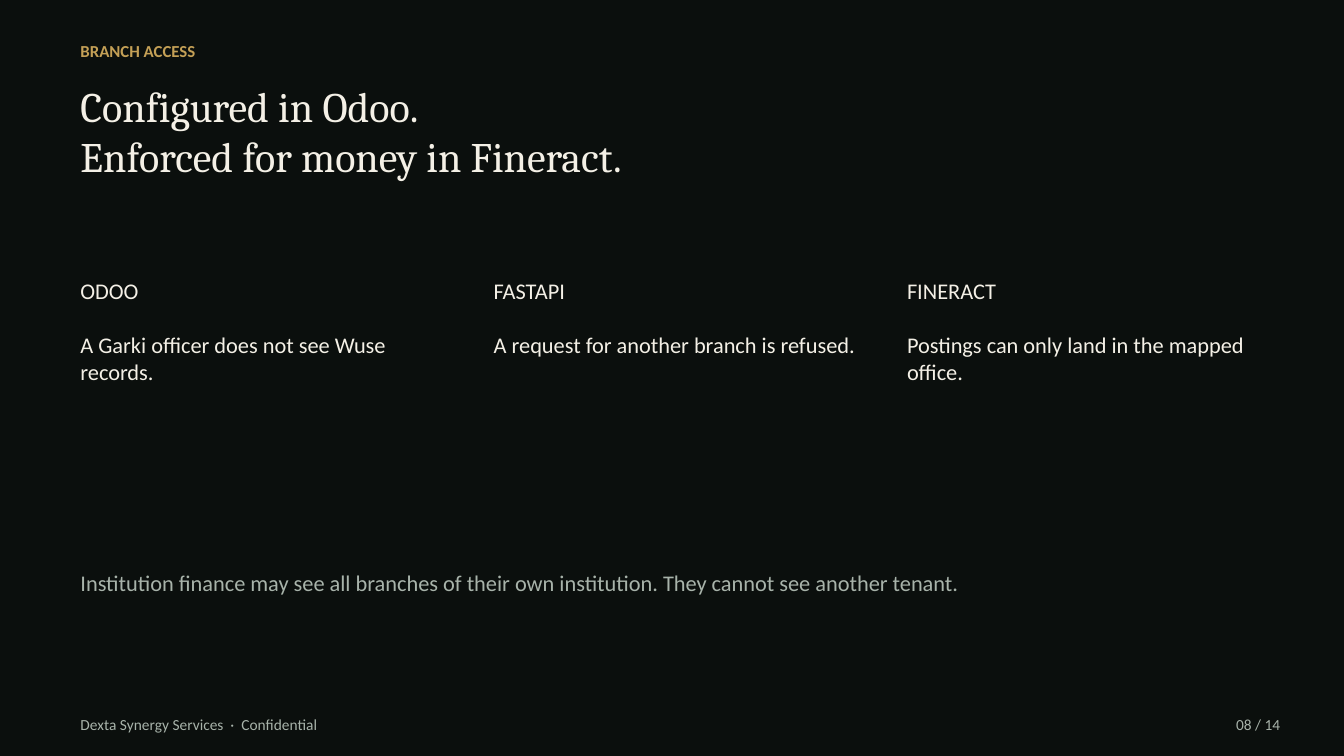
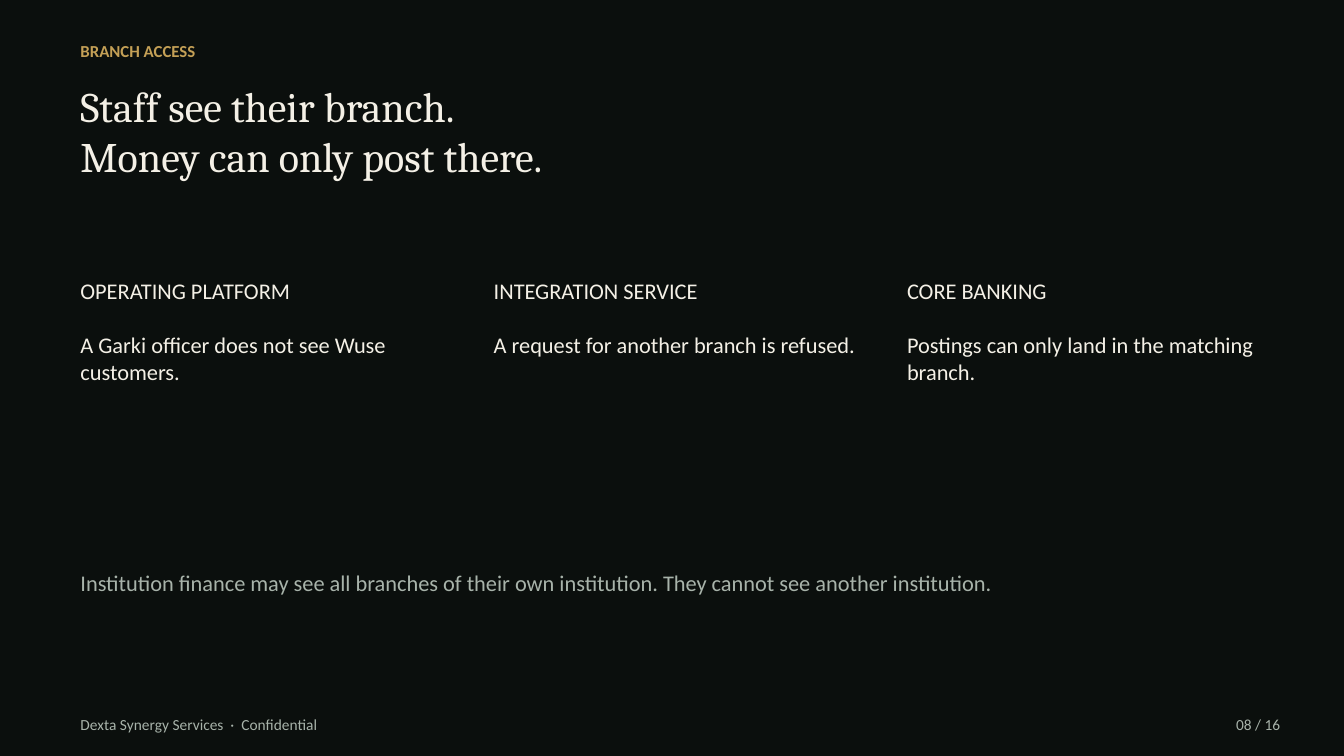
Before and after one commit to hanson1997/test, a slide deck: slide 8 of edfip-screening/architecture/EDFIP_Architecture_Dexta.pptx. Drawn at 1344x756 pixels with LibreOffice and Linux fonts; fonts in the diff are those of the drawing. Boxes give left, top, right and bottom in pixels: in the first picture for what was removed or moved away, otherwise in the second. Text is boxed around its words. In the diff, an @@ line names an element or a change of style, - is before the commit and + after.

```diff
--- a/edfip-screening/architecture/EDFIP_Architecture_Dexta.pptx
+++ b/edfip-screening/architecture/EDFIP_Architecture_Dexta.pptx
@@ text at bbox=[80, 92, 543, 181]: text changed @@
-Configured in Odoo.
-Enforced for money in Fineract.
+Staff see their branch.
+Money can only post there.
@@ text at bbox=[80, 284, 386, 380]: text changed @@
-ODOO
-A Garki officer does not see Wuse records.
+OPERATING PLATFORM
+A Garki officer does not see Wuse customers.
@@ text at bbox=[494, 284, 855, 357]: text changed @@
-FASTAPI
-A request for another branch is refused.
+INTEGRATION SERVICE
+A request for another branch is refused.
@@ text at bbox=[907, 284, 1253, 380]: text changed @@
-FINERACT
-Postings can only land in the mapped office.
+CORE BANKING
+Postings can only land in the matching branch.
@@ text at bbox=[80, 575, 992, 595]: text changed @@
-Institution finance may see all branches of their own institution. They cannot see another tenant.
+Institution finance may see all branches of their own institution. They cannot see another institution.
@@ text at bbox=[1236, 719, 1281, 730]: text changed @@
-08 / 14
+08 / 16
```
Also in this commit, not shown: 13 other slides changed, 2 slides added, 5 other files.
